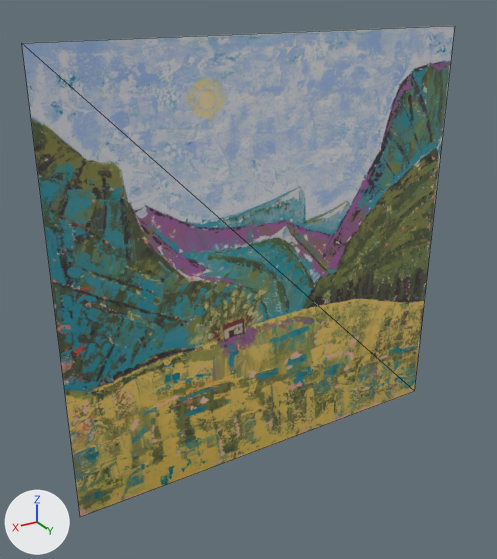
The glTF model ar/lauterbrunnen.glb, before and after one commit.
One viewpoint serves both versions: a 50 mm camera at (0.486, 0.746, 0.36) aimed at (0.039, 0.001, -0.013). Lighting does not change. The marker at lower left points along +X, +Y and +Z. The picture after the commit comes second. Mesh edges are drawn as thin lines.

Before the edit, the objects in view are built like this:
```python
me_mesh_0 = bpy.data.meshes.new('Mesh_0')
me_mesh_0.from_pydata(...)  # 4 vertices, 2 faces; spans x -0.305..0.305, y 0.0, z -0.305..0.305
me_mesh_0.materials.append(mat_material_0)  # picture img_image_0
# before: 0 (-0.305, 0.0, -0.305) at pixel (414, 391), 1 (0.305, 0.0, -0.305) at pixel (80, 517), 2 (0.305, 0.0, 0.305) at pixel (21, 43), 3 (-0.305, 0.0, 0.305) at pixel (455, 25)
ob_mesh_0 = bpy.data.objects.new('Mesh_0', me_mesh_0)
ob_mesh_0.location = (0.0, 0.0, 0.0)
```
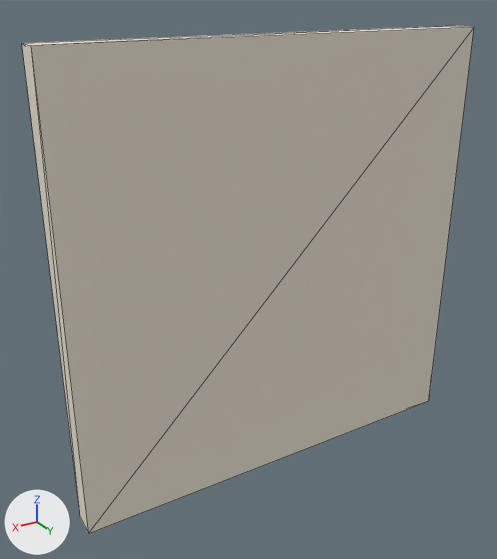
The newer file is also turned or shifted as a whole; pictures and numbers use the older file's frame.

Changed parts and their boxes (x1, y1, x2, y2) in the pictures (497 x 559 px):
'Mesh_0', reshaped: before (22, 26, 455, 517); after (22, 26, 474, 533)
part 1 of me_mesh_0, added (pale yellow): after (22, 26, 474, 533)

What the commit changed:
Material 'Material_1' (mat_material_1) is new.
Its base color is (0.82, 0.76, 0.65) (pale yellow #eae2d3).
Its roughness is 0.95.
me_mesh_0 is used by ob_mesh_0; location (0.0, 0.0, 0.0).
Verts and faces of me_mesh_0; kept vertices keep their numbers, new ones are numbered from 4.
me_mesh_0 had 4 vertices, 2 faces and spanned x -0.305..0.305, y 0.0, z -0.305..0.305.
me_mesh_0 now has 8 vertices, 12 faces and spans x -0.305..0.305, y 0.0..0.035, z -0.305..0.305.
Part 1, on me_mesh_0:
New vertices 4 to 7 stand at vertices 0 to 3, in that order, plus (0.0, 0.035, 0.0).
New faces: (4, 7, 5), (5, 7, 6), (2, 6, 3), (3, 6, 7), (1, 4, 5), (0, 4, 1) (mat_material_1 (pale yellow #eae2d3)).
New faces: (1, 5, 6), (1, 6, 2), (0, 3, 4), (3, 7, 4) (mat_material_1 (pale yellow #eae2d3)).
me_mesh_0 gains material mat_material_1 (pale yellow #eae2d3).
